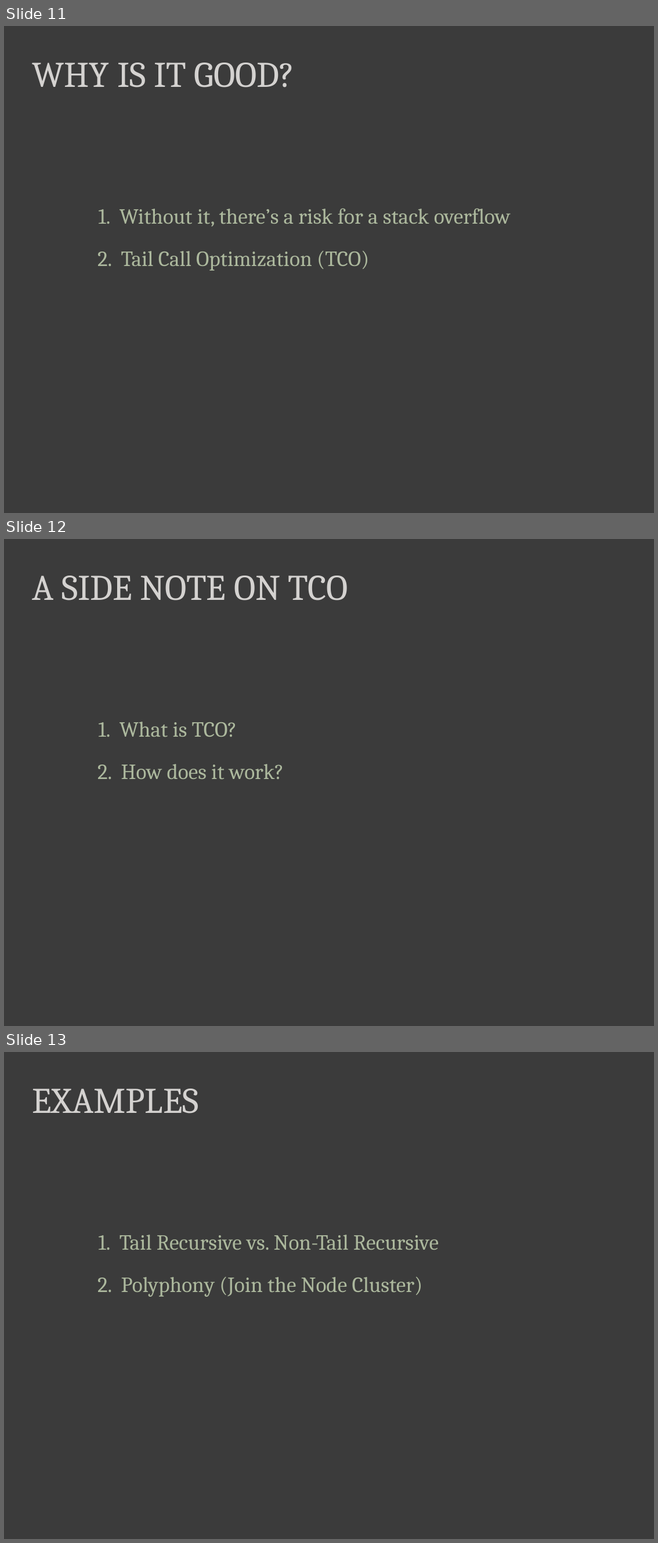
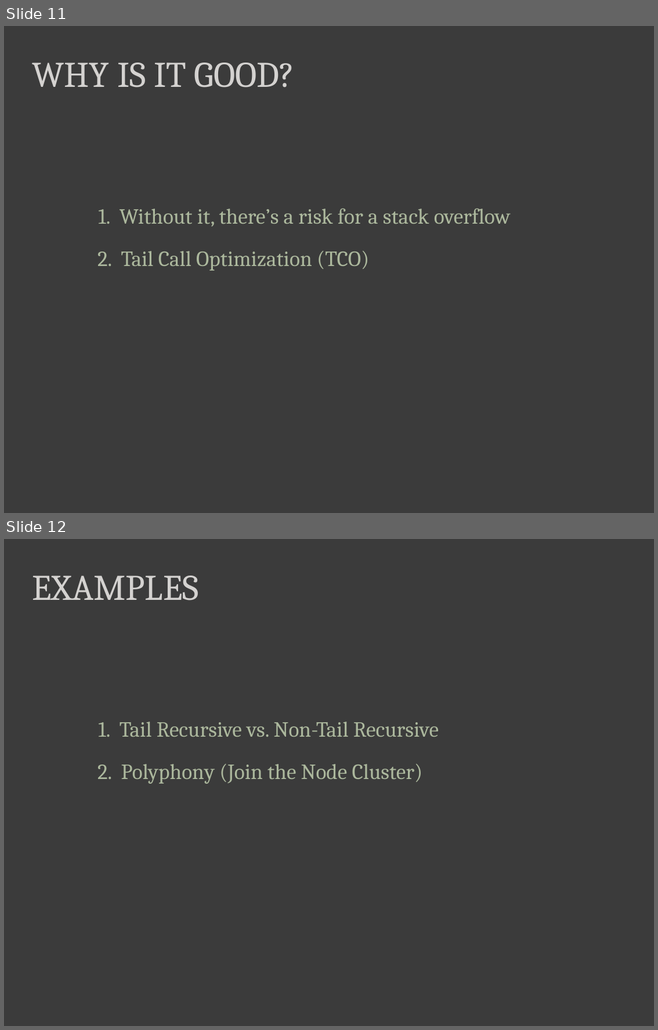
Before and after one commit to dmohl/FSharpPresentationExamples, a slide deck: 5 Best Practices for F# Development.pptx. Shown one above the other, each under a label of ours: slides 11, 12 and 13 before the commit, slides 11 and 12 after it. The pictures are 658x1543 and 658x1030 pixels, drawn with LibreOffice and Linux fonts; fonts in the diff are those of the drawing. Boxes give left, top, right and bottom in pixels: in the first picture for what was removed or moved away, otherwise in the second. Text is boxed around its words. In the diff, an @@ line names an element or a change of style, - is before the commit and + after.

```diff
--- a/5 Best Practices for F# Development.pptx
+++ b/5 Best Practices for F# Development.pptx
@@ slide 12 removed at [4,539,654,1026], background #3B3B3B @@
@@ text removed at [32,576,348,600] @@
-A SIDE NOTE ON TCO
@@ text removed at [98,722,237,737] @@
-1. What is TCO?
@@ text removed at [97,764,284,780] @@
-2. How does it work?
@@ what was slide 13 is now slide 12 @@
```
Also in this commit, not shown: 1 slide changed, 2 slides added, 46 other files.
